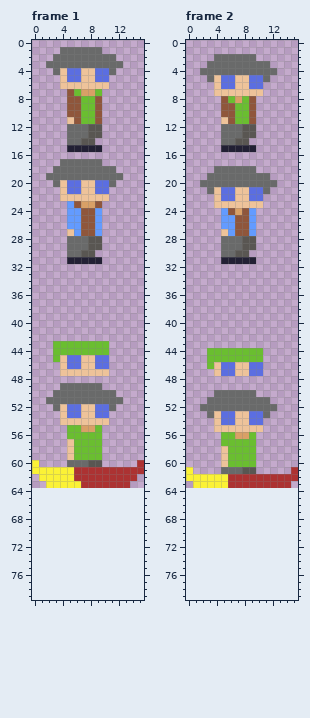
Pixel-art file -- GFX/Aseprite files/Idle.aseprite. The first picture shows the starting point.
16x64 pixels, 2 frames. Shown: frame 1, frame 2. The old version is drawn lined up with the new one, on the new canvas.
The result:
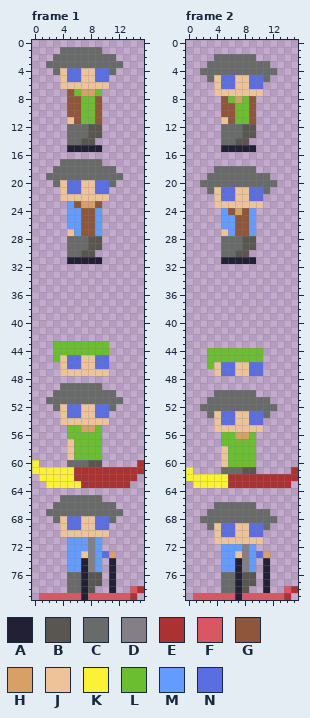
Palette (. is transparent): A #222034  B #595652  C #696a6a  D #847e87  E #ac3232  F #d95763  G #8f563b  H #d9a066  J #eec39a  K #fbf236  L #6abe30  M #639bff  N #5b6ee1
From old to new:
canvas 16x64 -> 16x80
Frame 1:
y 65: x 4..9 ...... -> CCCCCC
y 66: x 3..11 ......... -> CCCCCCCCC
y 67: x 2..12 ........... -> CCCCCCCCCCC
y 68: x 3..11 ......... -> CJNNJJNNC
y 69: x 4..10 ....... -> JNNJJNN
y 70: x 4..10 ....... -> JJJJJJJ
y 71..72: x 5..9 ..... -> MMMDM
y 73: x 5..11 ....... -> MMJDMNH
y 74..75: x 5..9 ..... -> MMADM; x 11 . -> A
y 76..77: x 5..9 ..... -> CCABB; x 11 . -> A
y 78: x 5..8 .... -> CCAB; x 11 . -> A; x 14..15 .. -> FE
y 79: x 1..14 .............. -> FFFFFFAFFFFFFE
Frame 2:
y 66: x 4..9 ...... -> CCCCCC
y 67: x 3..11 ......... -> CCCCCCCCC
y 68: x 2..12 ........... -> CCCCCCCCCCC
y 69: x 3..11 ......... -> CJNNJJNNC
y 70: x 4..10 ....... -> JNNJJNN
y 71: x 4..10 ....... -> JJJJJJJ
y 72: x 5..9 ..... -> MMMDM
y 73: x 5..11 ....... -> MMJDMNH
y 74..75: x 5..9 ..... -> MMADM; x 11 . -> A
y 76..77: x 5..9 ..... -> CCABB; x 11 . -> A
y 78: x 5..8 .... -> CCAB; x 11 . -> A; x 14..15 .. -> FE
y 79: x 1..14 .............. -> FFFFFFAFFFFFFE
